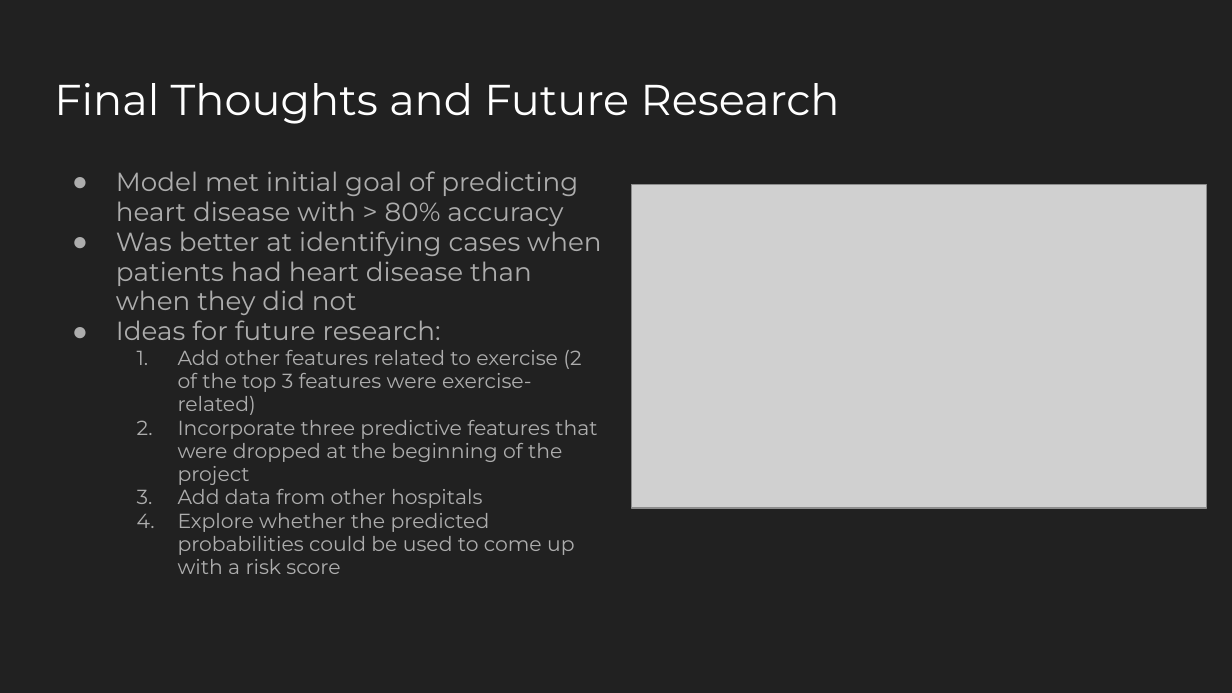
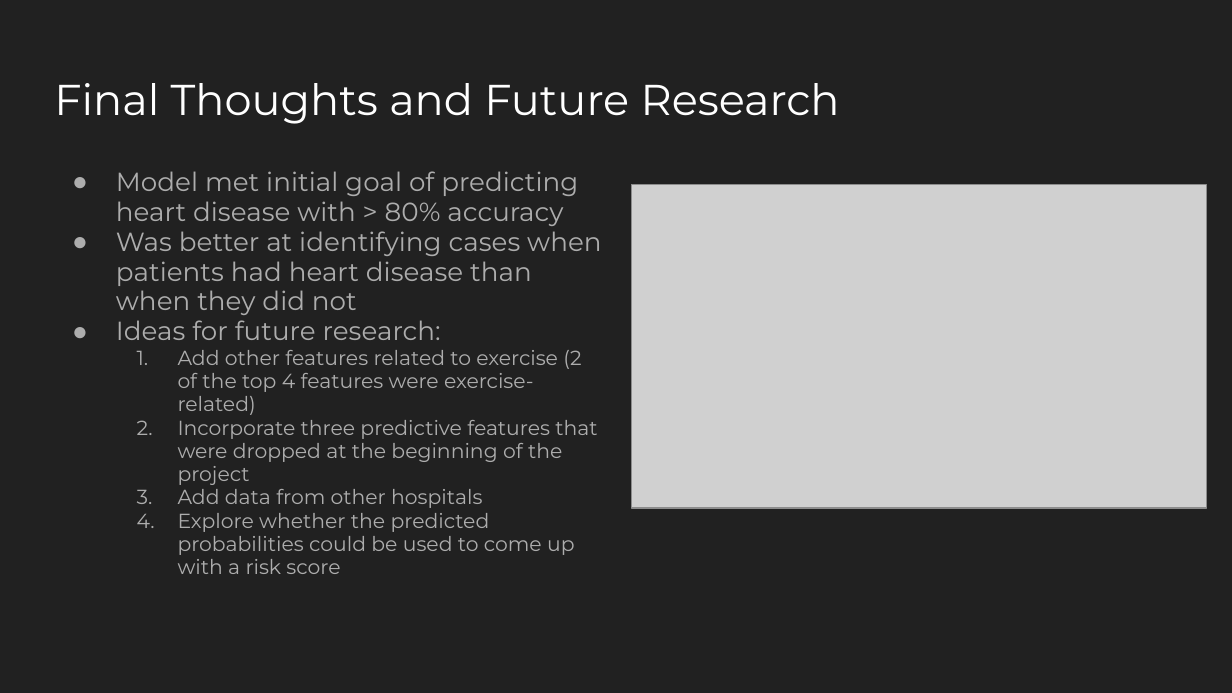
Before and after one commit to nick-mcccormack/Springboard, a slide deck: slide 13 of springboard_capstone_2/reports/Capstone_Two_Final_Slides_NGM .pptx. Drawn at 1232x693 pixels with LibreOffice and Linux fonts; fonts in the diff are those of the drawing; grey boxes stand for pictures. Boxes give left, top, right and bottom in pixels: in the first picture for what was removed or moved away, otherwise in the second. Text is boxed around its words. In the diff, an @@ line names an element or a change of style, - is before the commit and + after.

```diff
--- a/springboard_capstone_2/reports/Capstone_Two_Final_Slides_NGM .pptx
+++ b/springboard_capstone_2/reports/Capstone_Two_Final_Slides_NGM .pptx
@@ text at [178, 350, 581, 415]: text changed @@
-  1. Add other features related to exercise (2 of the top 3 features were exercise-related)
+  1. Add other features related to exercise (2 of the top 4 features were exercise-related)
```
Also in this commit, not shown: 4 other slides changed, 6 other files.
